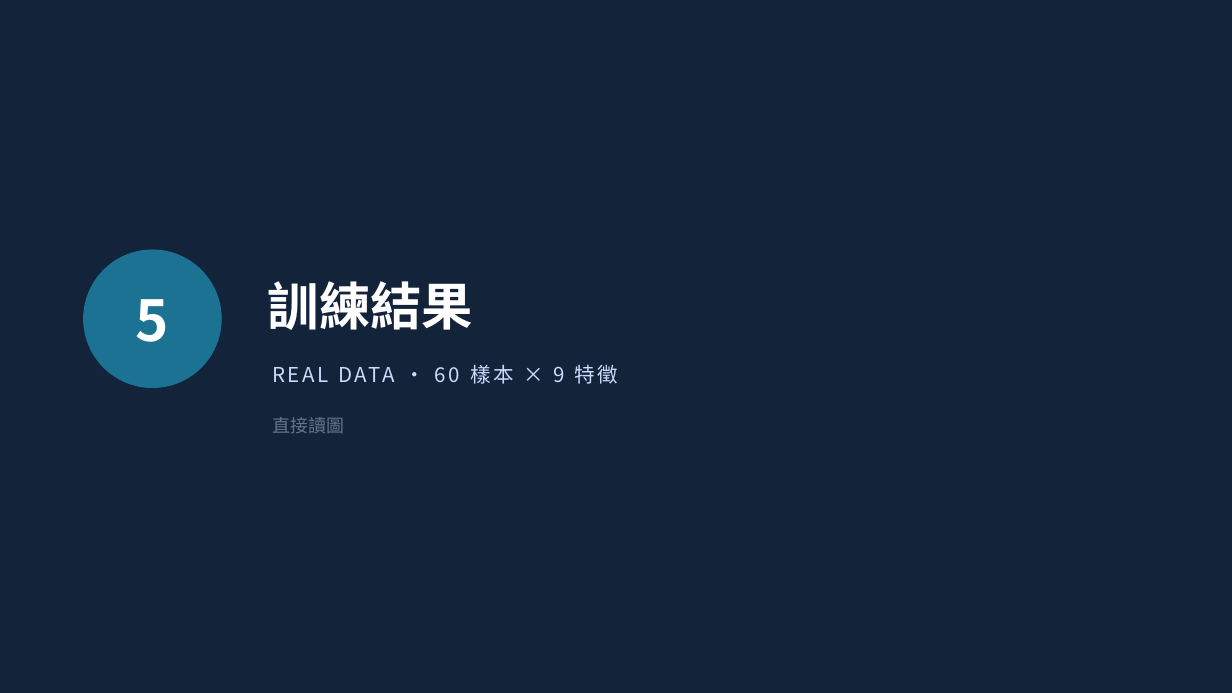
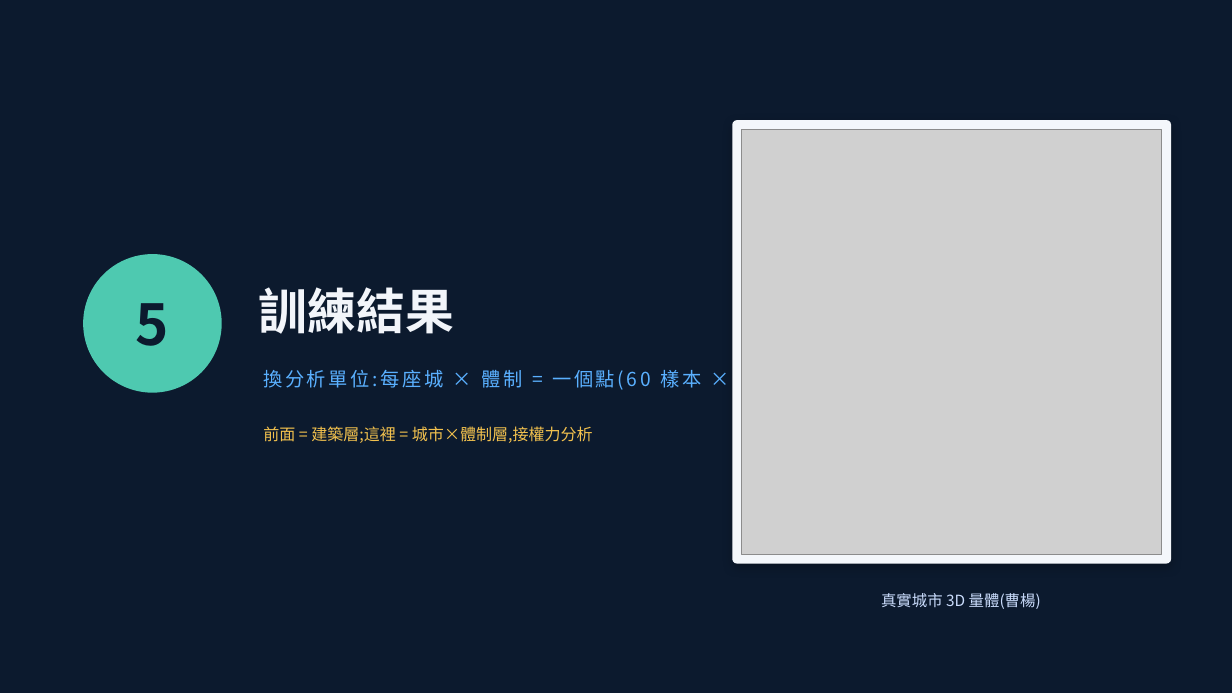
Before and after one commit to scott-lbx/ws-df26-w18, a slide deck: slide 22 of 07_Latent_Urban/潛空間教學簡報.pptx (slide 14 before the commit). Drawn at 1232x693 pixels with LibreOffice and Linux fonts; fonts in the diff are those of the drawing; grey boxes stand for pictures. Boxes give left, top, right and bottom in pixels: in the first picture for what was removed or moved away, otherwise in the second. Text is boxed around its words. In the diff, an @@ line names an element or a change of style, - is before the commit and + after.

```diff
--- a/07_Latent_Urban/潛空間教學簡報.pptx
+++ b/07_Latent_Urban/潛空間教學簡報.pptx
@@ background #12233A to #0C1A2E @@
@@ rounded rectangle added at <box>733,120,1172,564</box>, fill #F4F7FB @@
@@ picture added at <box>742,129,1163,555</box> @@
@@ text "5" at <box>136,303,169,346</box>: text colour #FFFFFF to #0C1A2E @@
@@ ellipse: place and size @@
-ellipse at <box>83,250,222,388</box>
+ellipse at <box>83,254,222,393</box>
@@ ellipse at <box>83,254,222,393</box>: fill #1C7293 to #4EC9B0 @@
@@ text "訓練結果" at <box>259,287,454,334</box>: size 40 to 38 pt, text colour #FFFFFF to #F2F5FA @@
@@ text at <box>263,366,751,392</box>: text changed; size 16 to 15 pt; text colour #CADCFC to #5AB0FF @@
-REAL DATA · 60 樣本 × 9 特徵
+換分析單位:每座城 × 體制 = 一個點(60 樣本 × 9 形態特徵)
@@ text removed at <box>272,417,344,433</box> @@
-直接讀圖
@@ text added at <box>263,426,593,443</box>, 12.5 pt, text #F2C14E @@
+前面 = 建築層;這裡 = 城市×體制層,接權力分析
@@ text added at <box>881,593,1041,609</box>, 12 pt, text #CADCFC @@
+真實城市 3D 量體(曹楊)
```
Also in this commit, not shown: 18 other slides changed, 12 slides added, 3 slides removed, 9 other files.
